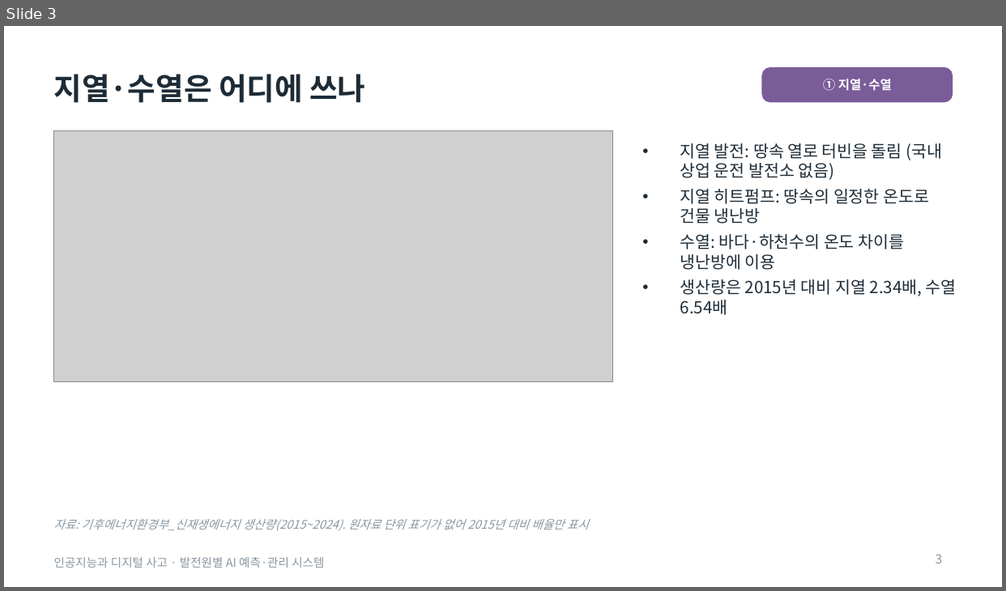
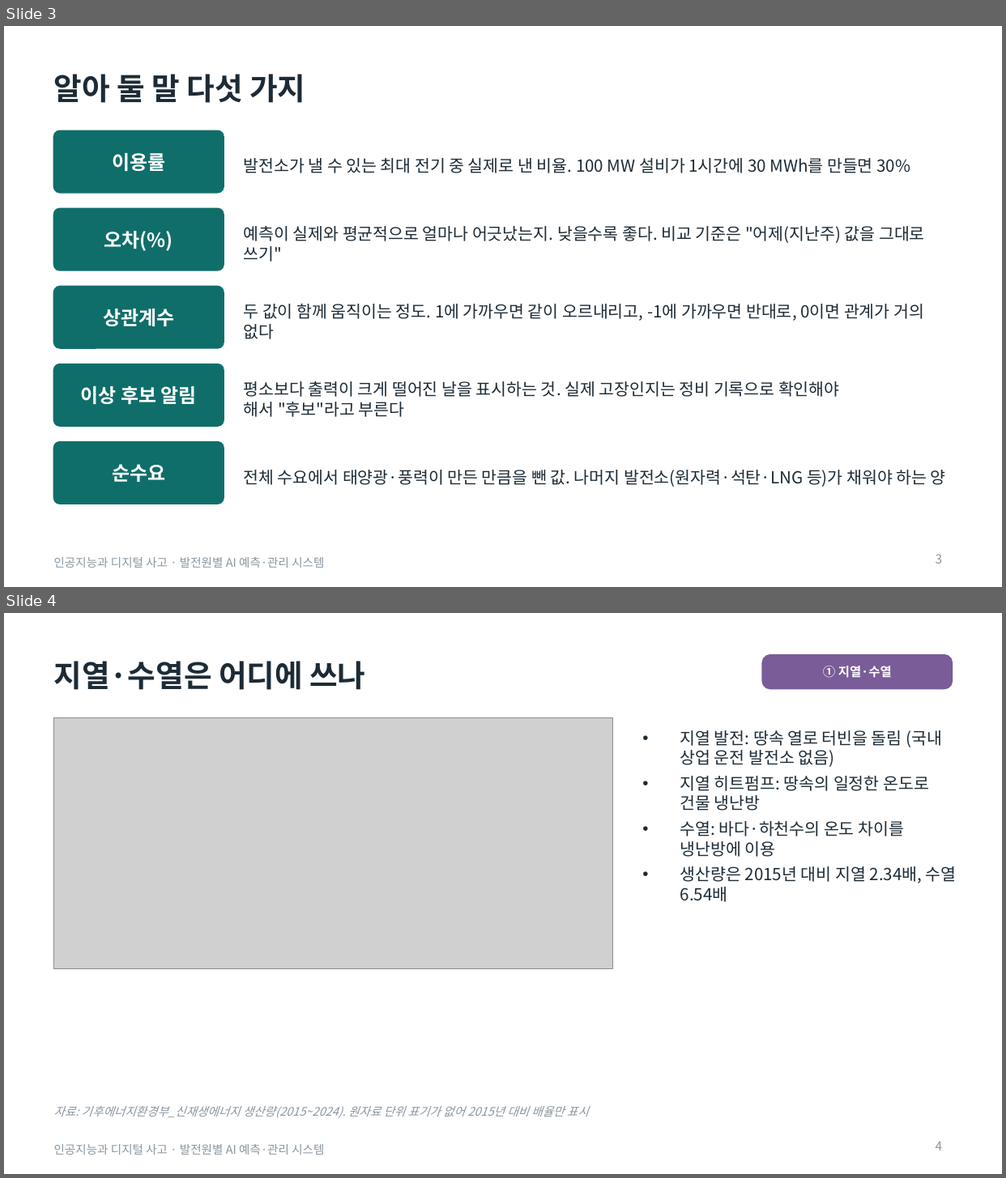
Before and after one commit to junseok7-cpu/hello, a slide deck: energy/report/발표자료_최종.pptx. Shown one above the other, each under a label of ours: slide 3 before the commit, slides 3 and 4 after it. The pictures are 1006x591 and 1006x1178 pixels, drawn with LibreOffice and Linux fonts; fonts in the diff are those of the drawing; grey boxes stand for pictures. Boxes give left, top, right and bottom in pixels: in the first picture for what was removed or moved away, otherwise in the second. Text is boxed around its words. In the diff, an @@ line names an element or a change of style, - is before the commit and + after.

```diff
--- a/energy/report/발표자료_최종.pptx
+++ b/energy/report/발표자료_최종.pptx
@@ slide 3 added at [4,26,1002,587], background #FFFFFF; not listed: 1 template element that a slide beside it also shows @@
@@ title added at [54,74,305,103], 22 pt, text #1D2B36, bold @@
+알아 둘 말 다섯 가지
@@ rounded rectangle added at [54,130,224,193], fill #0F6E6A, outline #0F6E6A 1 pt @@
@@ text added at [112,153,165,171], 14 pt, text #FFFFFF, bold @@
+이용률
@@ text added at [244,158,911,173], 12 pt, text #1D2B36 @@
+발전소가 낼 수 있는 최대 전기 중 실제로 낸 비율. 100 MW 설비가 1시간에 30 MWh를 만들면 30%
@@ rounded rectangle added at [54,208,224,271], fill #0F6E6A, outline #0F6E6A 1 pt @@
@@ text added at [104,231,173,251], 14 pt, text #FFFFFF, bold @@
+오차(%)
@@ text added at [244,226,925,262], 12 pt, text #1D2B36 @@
+예측이 실제와 평균적으로 얼마나 어긋났는지. 낮을수록 좋다. 비교 기준은 "어제(지난주) 값을 그대로 쓰기"
@@ rounded rectangle added at [54,287,224,348], fill #0F6E6A, outline #0F6E6A 1 pt @@
@@ text added at [103,309,174,327], 14 pt, text #FFFFFF, bold @@
+상관계수
@@ text added at [244,304,924,339], 12 pt, text #1D2B36 @@
+두 값이 함께 움직이는 정도. 1에 가까우면 같이 오르내리고, -1에 가까우면 반대로, 0이면 관계가 거의 없다
@@ rounded rectangle added at [54,365,224,426], fill #0F6E6A, outline #0F6E6A 1 pt @@
@@ text added at [81,386,197,404], 14 pt, text #FFFFFF, bold @@
+이상 후보 알림
@@ text added at [244,382,839,417], 12 pt, text #1D2B36 @@
+평소보다 출력이 크게 떨어진 날을 표시하는 것. 실제 고장인지는 정비 기록으로 확인해야 해서 "후보"라고 부른다
@@ rounded rectangle added at [54,442,224,504], fill #0F6E6A, outline #0F6E6A 1 pt @@
@@ text added at [112,464,165,482], 14 pt, text #FFFFFF, bold @@
+순수요
@@ text added at [244,470,946,487], 12 pt, text #1D2B36 @@
+전체 수요에서 태양광·풍력이 만든 만큼을 뺀 값. 나머지 발전소(원자력·석탄·LNG 등)가 채워야 하는 양
@@ page number added at [936,554,943,564], 9 pt, text #8A96A0 @@
+3
@@ what was slide 3 is now slide 4 @@
@@ page number at [936,1142,943,1151]: text changed @@
-3
+4
```
Also in this commit, not shown: 12 slides changed, 2 other slides added, 9 other files.
